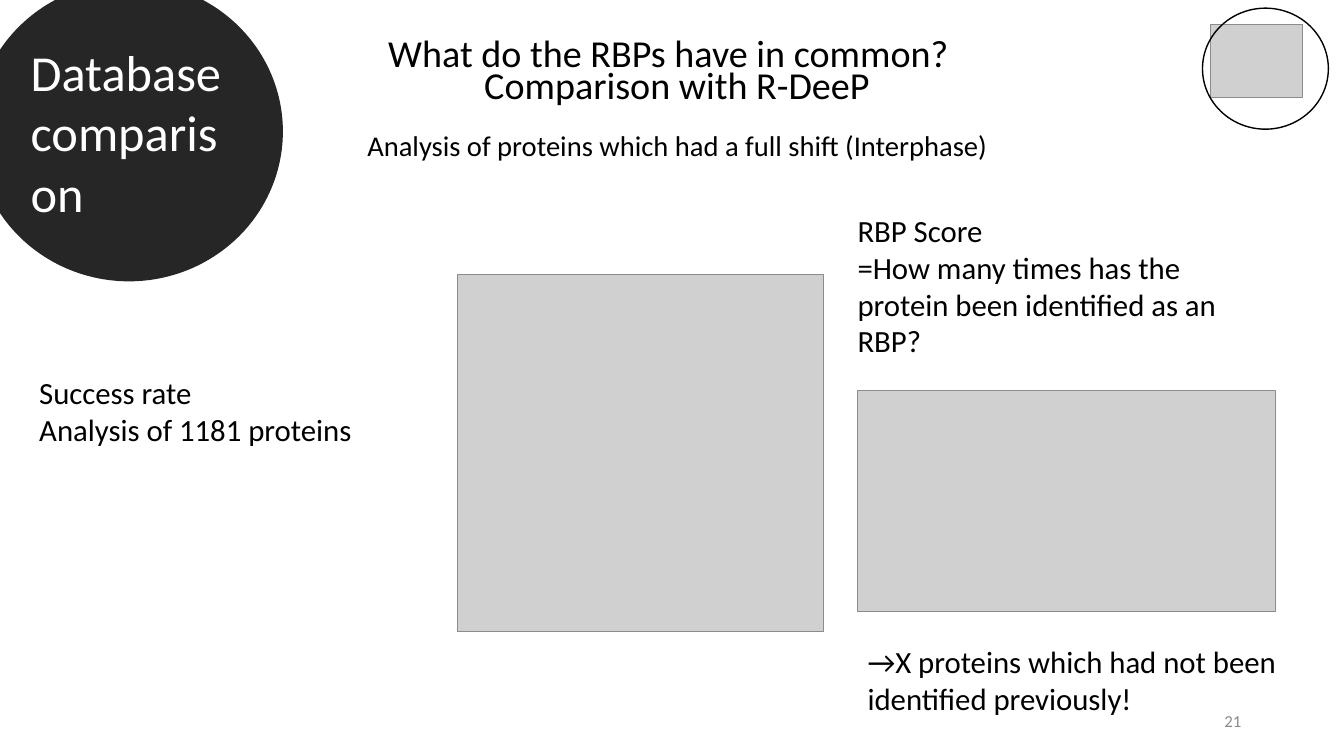
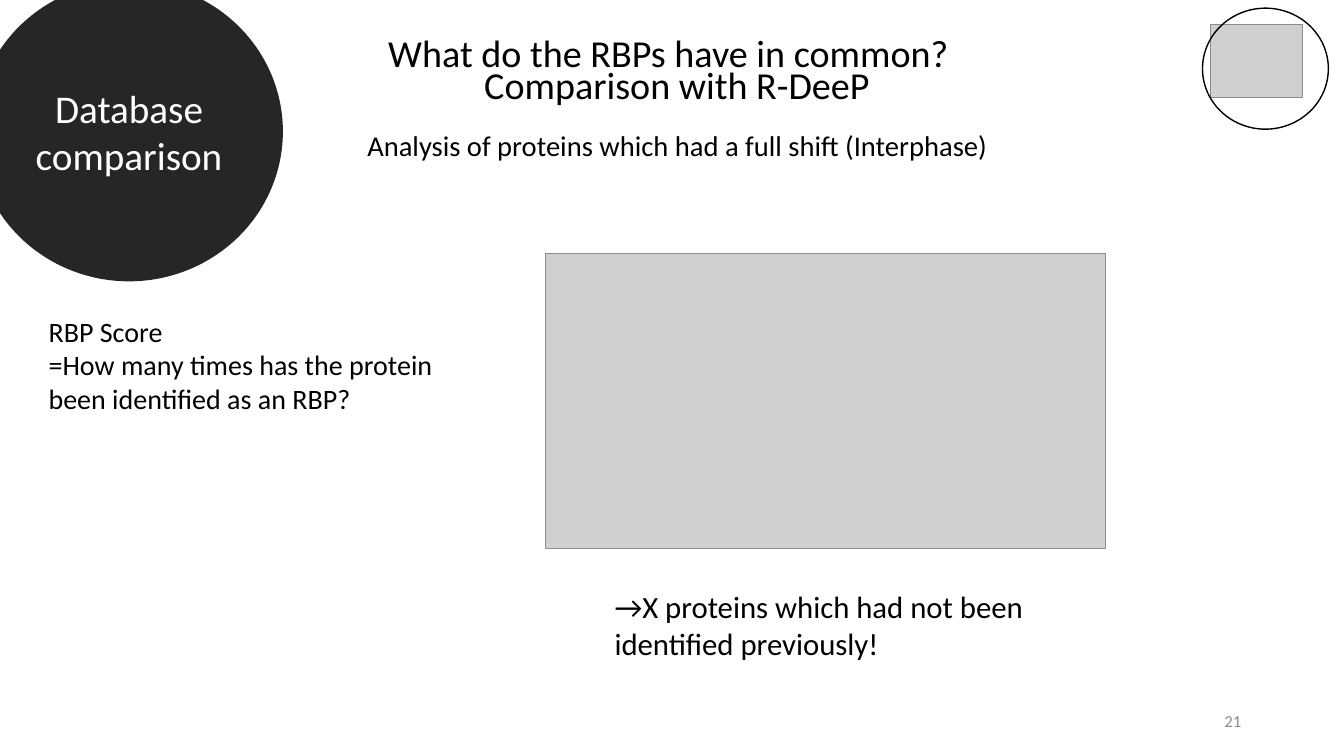
Before and after one commit to datascience-mobi-2022/2022-topic-03-team-05, a slide deck: slide 21 of Final presentation outline & temporary draft.pptx. Drawn at 1344x756 pixels with LibreOffice and Linux fonts; fonts in the diff are those of the drawing; grey boxes stand for pictures. Boxes give left, top, right and bottom in pixels: in the first picture for what was removed or moved away, otherwise in the second. Text is boxed around its words. In the diff, an @@ line names an element or a change of style, - is before the commit and + after.

```diff
--- a/Final presentation outline & temporary draft.pptx
+++ b/Final presentation outline & temporary draft.pptx
@@ ellipse "Database comparison" at (0,0,282,280): size 36 to 28 pt; alignment left to centre @@
@@ picture: place and size @@
-picture at (858,391,1275,612)
+picture at (546,253,1106,548)
@@ picture removed at (457,275,824,632) @@
@@ text "RBP Score": place and size @@
-text "RBP Score" at (858,222,1216,352)
+text "RBP Score" at (49,323,432,410)
@@ text "RBP Score" at (49,323,432,410): size 22 to 20 pt @@
@@ text removed at (39,384,351,446) @@
-Success rate
-Analysis of 1181 proteins
@@ text "→X proteins which had not ...": place and size @@
-text "→X proteins which had not ..." at (868,651,1276,715)
+text "→X proteins which had not ..." at (615,596,1023,660)
```
Also in this commit, not shown: 4 other slides changed, 1 slide added, 1 slide removed.
